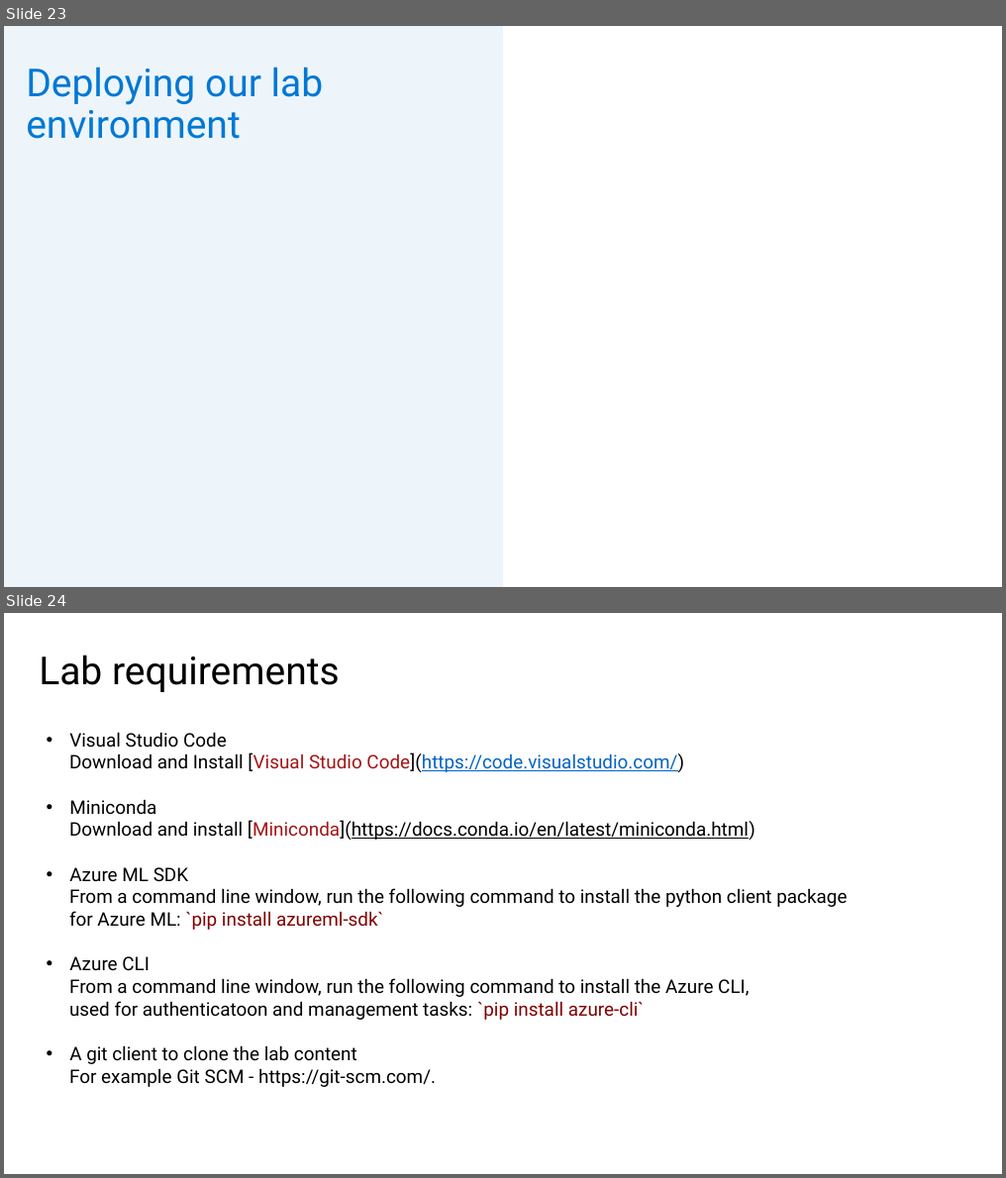
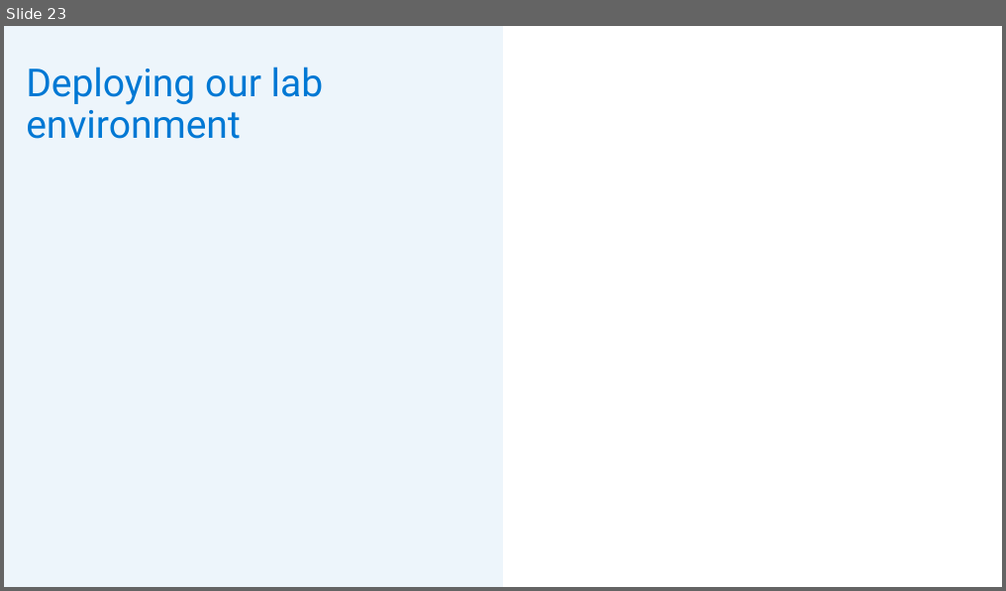
Before and after one commit to miquelladeboer/workshop-azure-machine-learning, a slide deck: Powerpoints/Module 1 - Introduction.pptx. Shown one above the other, each under a label of ours: slides 23 and 24 before the commit, slide 23 after it. The pictures are 1006x1178 and 1006x591 pixels, drawn with LibreOffice and Linux fonts; fonts in the diff are those of the drawing; background and template pictures are left out. Boxes give left, top, right and bottom in pixels: in the first picture for what was removed or moved away, otherwise in the second. Text is boxed around its words. In the diff, an @@ line names an element or a change of style, - is before the commit and + after.

```diff
--- a/Powerpoints/Module 1 - Introduction.pptx
+++ b/Powerpoints/Module 1 - Introduction.pptx
@@ slide 24 removed at (x1=4, y1=613, x2=1002, y2=1174), background #FFFFFF @@
@@ title removed at (x1=39, y1=655, x2=340, y2=692) @@
-Lab requirements
@@ text removed at (x1=69, y1=732, x2=846, y2=1087) @@
-• Visual Studio Code
-Download and Install [Visual Studio Code](https://code.visualstudio.com/)
-• Miniconda
-Download and install [Miniconda](https://docs.conda.io/en/latest/miniconda.html)
-• Azure ML SDK
-From a command line window, run the following command to install the python client package
-for Azure ML: `pip install azureml-sdk`
-• Azure CLI
-From a command line window, run the following command to install the Azure CLI,
-used for authenticatoon and management tasks: `pip install azure-cli`
-• A git client to clone the lab content
-For example Git SCM - https://git-scm.com/.
```
Also in this commit, not shown: 1 slide added, 3 other files.
